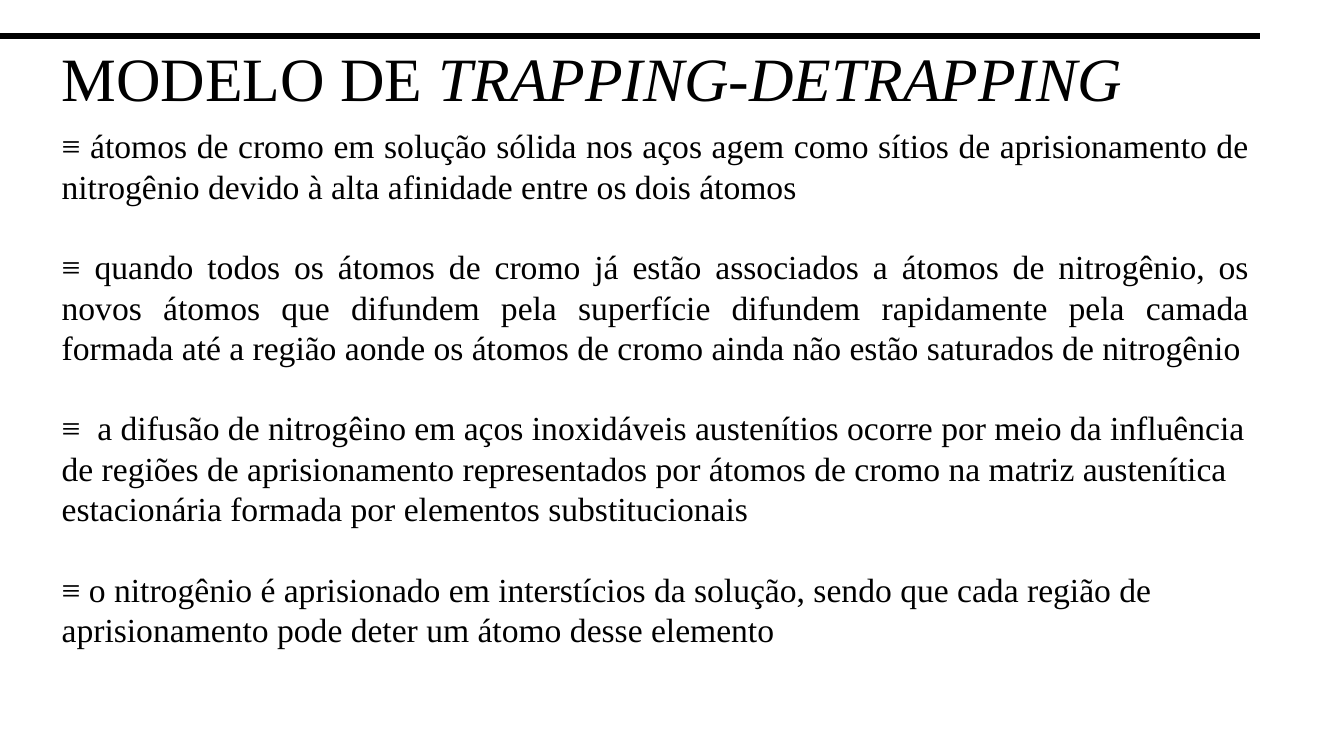
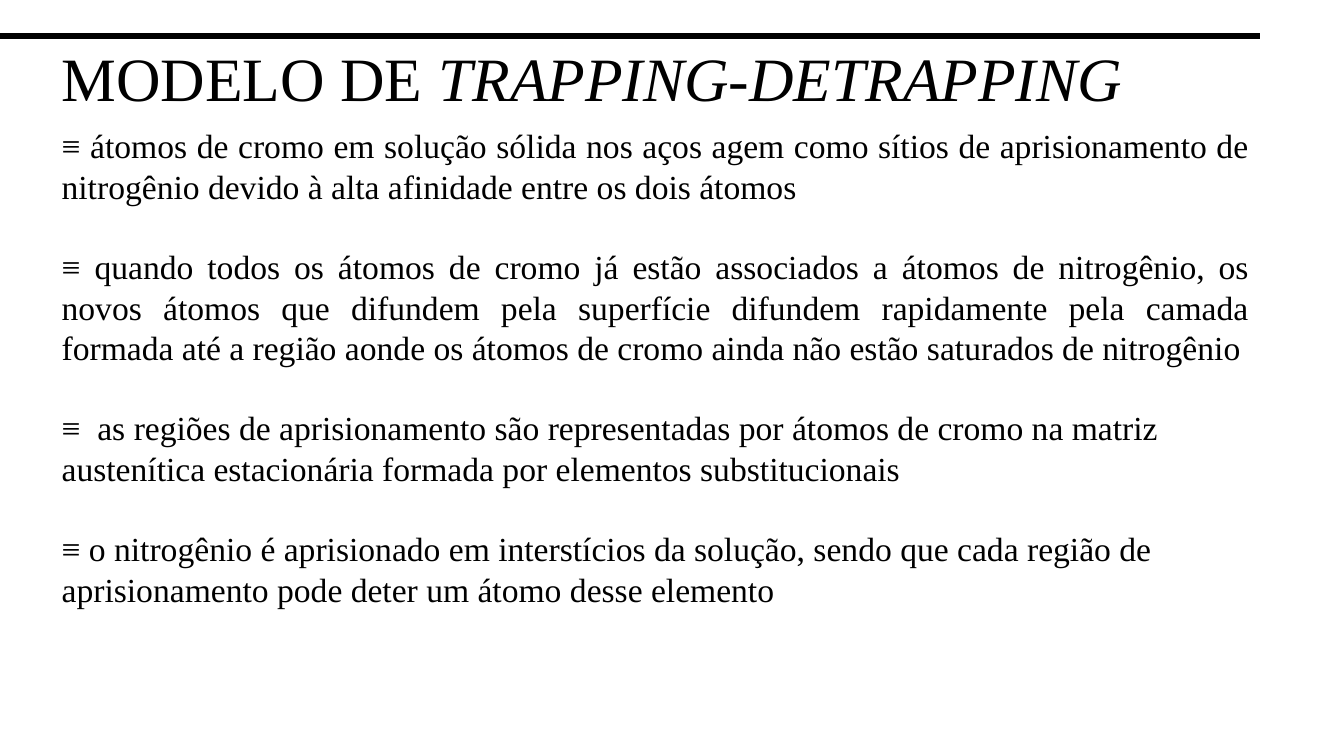
Before and after one commit to juliafmoraes/tcc, a slide deck: slide 15 of TF/JuliaFernandesMoraes.pptx. Drawn at 1344x756 pixels with LibreOffice and Linux fonts; fonts in the diff are those of the drawing. Boxes give left, top, right and bottom in pixels: in the first picture for what was removed or moved away, otherwise in the second. Text is boxed around its words. In the diff, an @@ line names an element or a change of style, - is before the commit and + after.

Commit message:
FIM

```diff
--- a/TF/JuliaFernandesMoraes.pptx
+++ b/TF/JuliaFernandesMoraes.pptx
@@ text at [62, 416, 1158, 487]: text changed @@
-≡ a difusão de nitrogêino em aços inoxidáveis austenítios ocorre por meio da influência de regiões de aprisionamento representados por átomos de cromo na matriz austenítica estacionária formada por elementos substitucionais
+≡ as regiões de aprisionamento são representadas por átomos de cromo na matriz austenítica estacionária formada por elementos substitucionais
```
Also in this commit, not shown: 2 other slides changed.
